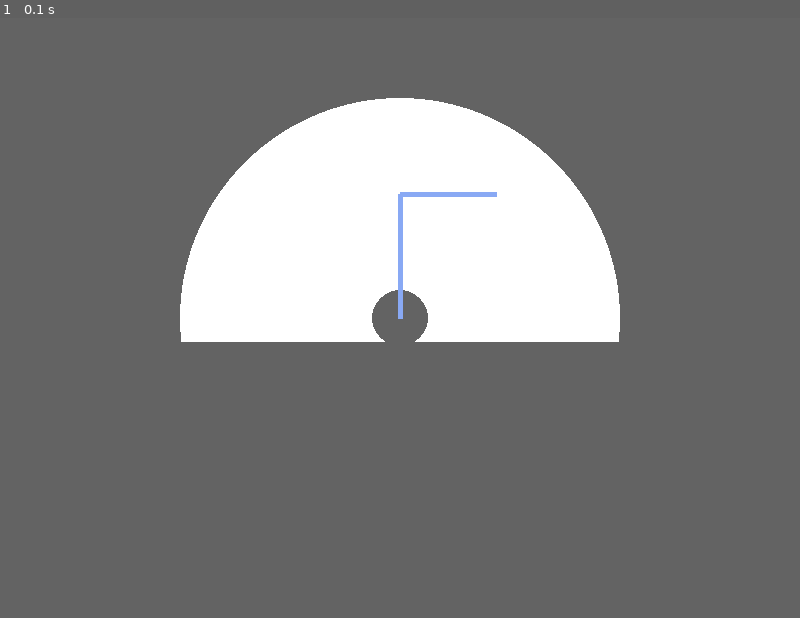
Above: before the commit, frame 1.
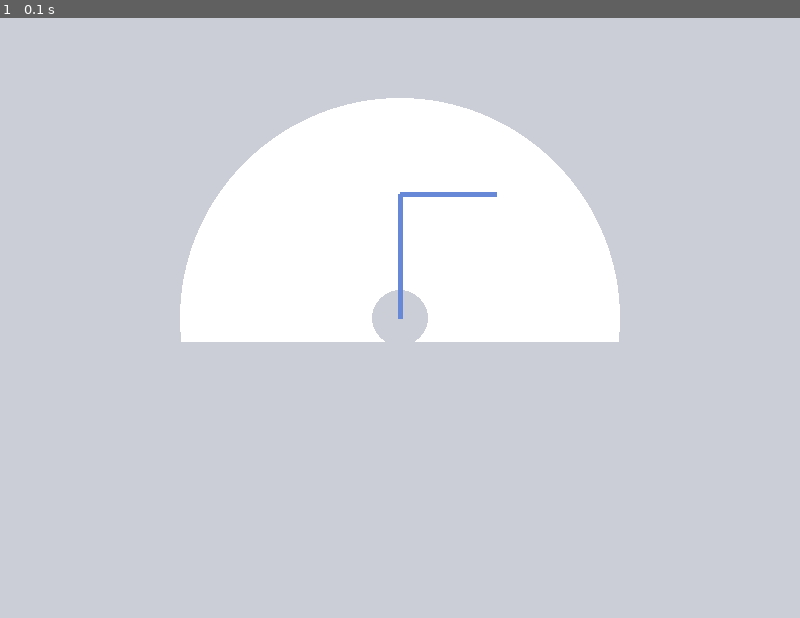
Above: after the commit, the same moment.

Repository: abackes19/ink
Game: pygame game, started from pygame-ik3.py
Two runs of this game, one before a commit and one after it. Both use one fixed random seed, a clock stepped at 60 frames per second and the inputs below.
Inputs:
- Up to frame 1 (0.1 s): no input

The runs differ from the first frame. In frame 1, 83% of the frame differs, in the area x 0-100%, y 0-100%.

Commit message:
update to match mine

Diff:
--- a/pygame-ik3.py
+++ b/pygame-ik3.py
@@ -1,23 +1,19 @@
 # using arrow keys!
 # notes: can use continuously, but use one key at a time in an orderly fashion
 
-import pygame
-import math
-import fractions
-import time
-import os
+import pygame, math, fractions, time
+from pygame.locals import *
 
 pygame.init()
 
-os.environ['SDL_VIDEO_WINDOW_POS'] = 'center'
 
 white = (255,255,255)
 black = (0,0,0)
 red = (255,0,0)
-green = (0,255,0)
-blue = (137, 169, 244)
-purple = (232, 13, 119)
-grey = (99,99,99)
+green = (39, 147, 52)
+blue = (102, 136, 214)
+pink = (232, 13, 119)
+grey = (203, 206, 214)
 
 display_width = 800
 display_height = 600
@@ -94,7 +90,6 @@
     return x_change, y_change
 
 while not done:
-    xo = x; yo = y
     clock.tick(60)
     # determine where want to be
     for event in pygame.event.get(): # User did something
@@ -111,11 +106,12 @@
     if ik(x, y) != False:
         # determine elbow point
         xe, ye = ik(x,y)
+        xo = x; yo = y
         # draw line
-        pygame.draw.lines(gameDisplay, blue, False, [[originx,originy], [xe, ye], [x, y]], 5)
+        pygame.draw.lines(gameDisplay, blue, False, [[originx,originy], [xe, ye], [xo, yo]], 5)
     else: # out of range so stay
-        pygame.draw.lines(gameDisplay, purple, False, [[originx,originy], [xe, ye], [xo, yo]], 5)
-
+        pygame.draw.lines(gameDisplay, pink, False, [[originx,originy], [xe, ye], [xo, yo]], 5)
+        pygame.draw.circle(gameDisplay, pink, (x, y), (5), 0)
 
 # Be IDLE friendly
     pygame.display.update()
